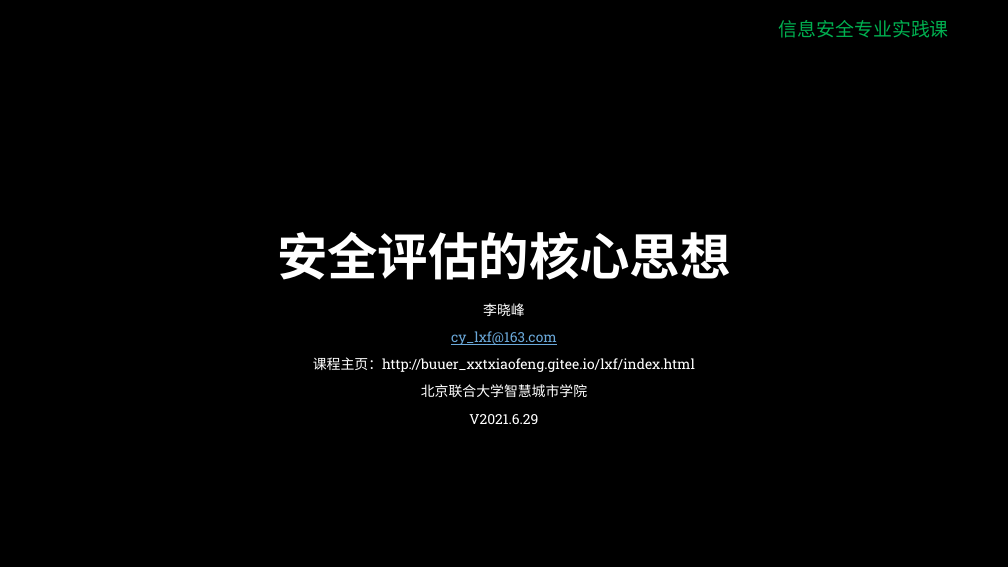
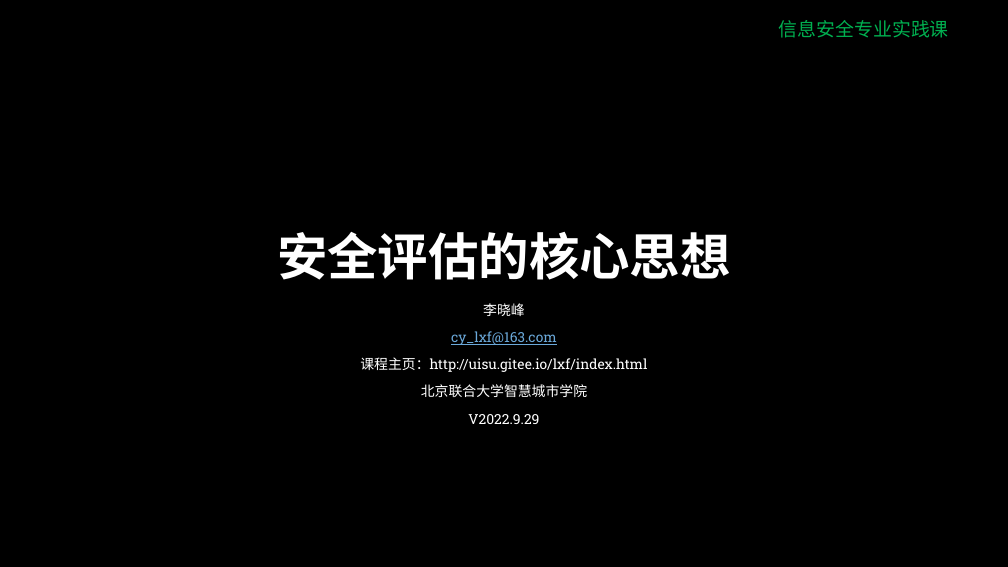
Before and after one commit to yes-uisu/lxf, a slide deck: slide 1 of download/安全评估的核心思想和发展脉络.pptx. Drawn at 1008x567 pixels with LibreOffice and Linux fonts; fonts in the diff are those of the drawing; background and template pictures are left out. Boxes give left, top, right and bottom in pixels: in the first picture for what was removed or moved away, otherwise in the second. Text is boxed around its words. In the diff, an @@ line names an element or a change of style, - is before the commit and + after.

```diff
--- a/download/安全评估的核心思想和发展脉络.pptx
+++ b/download/安全评估的核心思想和发展脉络.pptx
@@ subtitle at box(360, 357, 647, 372): text changed @@
-课程主页：http://buuer_xxtxiaofeng.gitee.io/lxf/index.html
+课程主页：http://uisu.gitee.io/lxf/index.html
@@ subtitle at box(468, 414, 539, 424): text changed @@
-V2021.6.29
+V2022.9.29
```
Also in this commit, not shown: 1 other slide changed, 6 other files.
